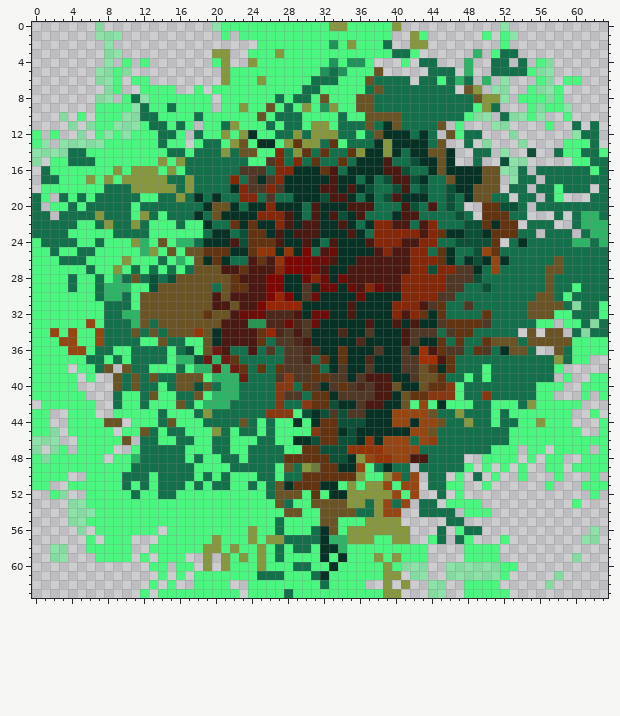
Pixel-art sprite -- Sblorb/mega_red_sblorb3.png. Above, as it was before the edit.
The file is 64x64 pixels. Colours within 5 levels of each other are drawn and written as one.
After:
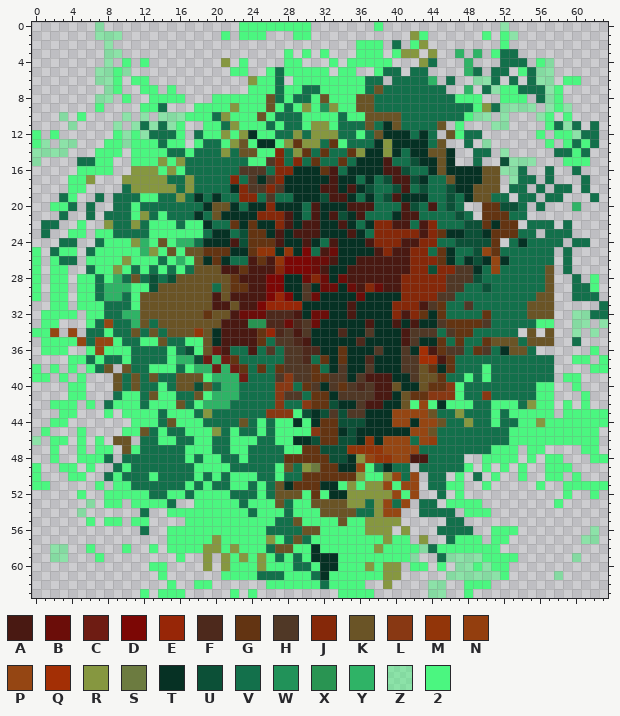
Palette (. is transparent): A #491912  B #6b0d09  C #6e1c13  D #7c0705  E #972607  F #4d291c  G #633412  H #503826  J #852809  K #6a5426  L #883813  M #923509  N #933e0e  P #954613  Q #a32f05  R #869740  S #6c7b40  T #063124  U #0c5037  V #13704b  W #219259  X #299452  Y #2fb366  Z #4bf68080  2 #4bf680
From old to new:
y 0: x 20..22 Z22 -> ...; x 31..37 22RR222 -> .......; x 39..40 2R -> ..
y 1: x 26..28 222 -> ...; x 31..39 222222222 -> .........
y 2: x 25..35 22222222W2R -> ...........; x 39..40 V. -> .V; x 42 R -> 2
y 3: x 20..21 RR -> ..; x 24..27 222R -> ....; x 29 2 -> .; x 31 2 -> .; x 33..35 222 -> ...; x 39..42 2VV2 -> .2RR; x 44 . -> R; x 47 . -> Y
y 4: x 20 2 -> .; x 23..27 .R222 -> 2....; x 30..36 222W2WW -> ...2.22; x 38..39 .. -> 22; x 41 2 -> .; x 43 V -> R; x 51 V -> .; x 53 . -> V
y 5: x 21 R -> .; x 24..25 22 -> ..; x 27 2 -> V; x 32..34 WVW -> 2.2; x 36..40 22K.. -> ..2VV; x 42..46 ..VVV -> VV...; x 49 . -> V; x 53..55 VV2 -> .2V
y 6: x 21..25 R222R -> ...R2; x 27..28 22 -> V.; x 31..33 VVV -> 222; x 37 K -> V; x 39 V -> .; x 42 . -> V; x 44..45 V2 -> Y.; x 47..53 YV.Y.Z. -> ..ZZV.V; x 55..56 .2 -> VZ
y 7: x 14 2 -> .; x 18 2 -> .; x 20..23 2222 -> ....; x 27 2 -> V; x 46 V -> .; x 48..50 KR. -> Y.V; x 52..56 Z..2Z -> 22VVV
y 8: x 11..12 VZ -> ..; x 17..20 222. -> ...2; x 26 2 -> K; x 47..53 VVKRRZ. -> 222..22; x 55..56 22 -> .V
y 9: x 8..12 222ZV -> ....2; x 14..17 2V22 -> V...; x 20 . -> 2; x 22..23 2R -> R2; x 52..57 ...2Z2 -> ZZZZ.Z
y 10: x 7..9 222 -> ...; x 11..16 ZVV222 -> .Z.ZZZ; x 18 V -> 2; x 20..21 22 -> VR; x 52..55 VZZ2 -> Z...; x 57 . -> 2
y 11: x 6..8 Z22 -> ...; x 10 Z -> .; x 12..13 2V -> VZ; x 15..17 2V2 -> Z2.; x 58..59 .. -> VZ
y 12: x 5 Z -> .; x 7..8 2Z -> ..; x 12..13 22 -> ZV; x 53 Z -> .; x 56 . -> 2; x 58..59 .. -> 22
y 13: x 5..7 ZZZ -> ...; x 10 2 -> Z; x 54 Z -> .; x 57 . -> 2; x 60 2 -> V
y 14: x 4..6 VV2 -> ...; x 10 2 -> .; x 55 U -> .; x 59 2 -> V; x 62..63 V2 -> ..
y 15: x 2..4 22V -> ...; x 9..10 22 -> ..; x 55 . -> Z; x 59 . -> 2; x 62..63 VV -> ..
y 16: x 1..4 V222 -> ....; x 9..10 R2 -> ..; x 56 V -> .; x 58..59 VV -> ..; x 61..63 V2V -> ...
y 17: x 1..3 VV2 -> ...; x 7..9 2R2 -> ...; x 58..60 VVV -> ...; x 62..63 VV -> ..
y 18: x 1..3 222 -> ...; x 6..9 22VV -> ....; x 57..58 V2 -> .V; x 60 V -> .; x 63 V -> .
y 19: x 0..1 V2 -> ..; x 5..6 V2 -> ..; x 8 V -> .; x 58 2 -> V; x 63 V -> .
y 20: x 0 V -> .; x 5 2 -> .; x 7..8 VV -> ..; x 57..63 VVVVVVV -> ...Y...
y 21: x 0..1 VV -> ..; x 4..5 VV -> ..; x 7 R -> .; x 58 V -> .; x 60..63 VYYV -> ....
y 22: x 0 V -> .; x 3..4 VV -> ..; x 6..7 2V -> ..; x 59..63 .VYYY -> V....
y 23: x 0 V -> .; x 2..3 VV -> ..; x 6 2 -> .; x 61..63 VYY -> ...
y 24: x 0..2 2VV -> ...; x 5..6 22 -> ..; x 59..63 VYYVY -> .VV..
y 25: x 1 2 -> .; x 5 V -> .; x 58 V -> .; x 60..63 VVVV -> ....
y 26: x 1 2 -> .; x 5 V -> .; x 58 K -> .; x 60..63 VVVV -> ....
y 27: x 1 2 -> .; x 4..5 22 -> ..; x 58 K -> .; x 60..63 VVVV -> ....
y 28: x 1 2 -> .; x 4 V -> .; x 58..59 VV -> ..; x 61..63 VVV -> .2.
y 29: x 1 2 -> .; x 4 V -> .; x 58..60 VV2 -> ..V; x 62..63 VV -> 2.
y 30: x 1 2 -> .; x 4 2 -> .; x 58..59 V2 -> ..; x 63 V -> .
y 31: x 0..1 22 -> ..; x 4 2 -> .; x 58..63 KVZVV2 -> .....V
y 32: x 0 2 -> .; x 5 2 -> .; x 58..61 22VV -> ..ZZ; x 63 2 -> V
y 33: x 0 2 -> .; x 3..8 222P2V -> ...2VP; x 59..63 22VZV -> .ZZ.Z
y 34: x 3 2 -> .; x 5..8 22PV -> .VV2; x 58 K -> .; x 60..63 VZVV -> Z.Z.
y 35: x 0 2 -> .; x 3..6 PP22 -> 22PV; x 8..9 VV -> P2; x 58..63 KK2222 -> ..V...
y 36: x 0 2 -> .; x 4..5 PP -> ..; x 7..8 VV -> P2; x 58..61 KV22 -> ....; x 63 2 -> .
y 37: x 0..3 2222 -> ....; x 7..8 V2 -> 2V; x 58..59 RV -> ..; x 63 . -> 2
y 38: x 1 2 -> .; x 3..5 2.2 -> .2.; x 58 2 -> .; x 62..63 .. -> 22
y 39: x 2 2 -> .; x 4..6 2.2 -> .2.; x 60 . -> 2; x 62..63 22 -> ..
y 40: x 0..3 2222 -> ....; x 5 . -> 2; x 58 2 -> .; x 60..63 .222 -> 2...
y 41: x 0..3 2222 -> ....; x 63 2 -> .
y 42: x 1 2 -> .; x 5 2 -> .; x 8..9 .V -> V2; x 58 2 -> .; x 60..61 2. -> .2
y 43: x 0..1 22 -> ..; x 3 . -> 2; x 5..6 22 -> ..; x 8..9 .2 -> 2.; x 58 2 -> .; x 60..61 .. -> 22; x 63 . -> 2
y 44: x 0..9 22..2222KK -> ..22......; x 60..62 ... -> 222
y 45: x 0 2 -> .; x 2 Z -> .; x 4 2 -> .; x 6..8 222 -> ...; x 61..63 ..2 -> 22.
y 46: x 1..3 ZZ. -> .22; x 6 2 -> .; x 8..9 22 -> .K; x 63 2 -> .
y 47: x 0 Z -> .; x 2..3 Z2 -> 2.; x 6 2 -> .; x 10 . -> K; x 58..60 222 -> ...; x 62..63 .2 -> 2.
y 48: x 0..1 2Z -> ..; x 3..4 22 -> ..; x 8..11 .22Y -> V.VV; x 61 2 -> .
y 49: x 1..2 22 -> ..; x 5 2 -> .; x 7..9 222 -> ..V; x 59..63 .2222 -> 2....
y 50: x 1..8 222..222 -> ...22..V; x 57 . -> 2; x 60 . -> 2; x 62 2 -> .
y 51: x 4..6 222 -> ...; x 8 2 -> .; x 10..11 V2 -> 2V; x 13 2 -> V; x 56..57 .2 -> 2.; x 59..60 .. -> 22
y 52: x 2..3 2Z -> ..; x 5..7 .22 -> 2..; x 11 V -> 2; x 13 2 -> V; x 15 V -> 2; x 17 2 -> V; x 22..24 222 -> VVV; x 59 . -> 2
y 53: x 4..7 ZZ22 -> ..Z.; x 10 2 -> .; x 15..17 222 -> V..; x 23 2 -> V; x 58 . -> 2; x 60 2 -> .
y 54: x 4 Z -> .; x 6..14 Z22222222 -> ......V..; x 24 2 -> V; x 28..29 KK -> V2
y 55: x 4..5 ZZ -> ..; x 7 2 -> .; x 10 2 -> .; x 13..16 2222 -> ....; x 28..29 22 -> VK; x 32..34 KK2 -> 22K
y 56: x 5 Z -> .; x 7..13 2222222 -> .....V.; x 24 R -> 2; x 26 2 -> V; x 28..33 222VTK -> VVKK22; x 35..36 RR -> 22; x 40 R -> .; x 46..47 .2 -> VV; x 49 V -> .; x 51..53 ... -> 222
y 57: x 6 2 -> .; x 8..10 222 -> ...; x 14 2 -> .; x 24 R -> 2; x 27 R -> 2; x 29 V -> K; x 31..37 VTYYRRR -> 2222222; x 39..41 2RR -> R22; x 43..47 .2V.V -> R..V2; x 49 . -> 2; x 51 . -> 2
y 58: x 7..9 222 -> ...; x 14 2 -> .; x 25..34 R2V2VV2TTY -> 2VKK22T222; x 38 2 -> R; x 43..47 2.... -> ZV222
y 59: x 8..10 222 -> ...; x 12 2 -> .; x 14..15 22 -> ..; x 29 2 -> V; x 31 2 -> T; x 33..34 2T -> T2; x 38 R -> 2; x 40 R -> 2; x 42..43 22 -> Z.; x 45..49 ...22 -> VZZZZ; x 52..53 .. -> 22
y 60: x 16..17 22 -> ..; x 32 2 -> T; x 37 2 -> R; x 40..43 2ZZZ -> R.22; x 45..46 .Z -> 2.; x 49 Z -> 2; x 51 Z -> 2; x 53 2 -> .
y 61: x 16 2 -> .; x 18..20 222 -> ...; x 42..43 ZZ -> ..
y 62: x 13 2 -> .; x 20..21 22 -> ..; x 24..25 22 -> ..; x 41 R -> .; x 51 2 -> .; x 57 Z -> .
y 63: x 17..21 22222 -> .....; x 25..33 222V22222 -> .........; x 38..40 2RR -> ...; x 49..52 2222 -> ....
Changed places in both pictures, as pixel boxes (x1, y1, x2, y2):
changed: (32, 22, 608, 598)
